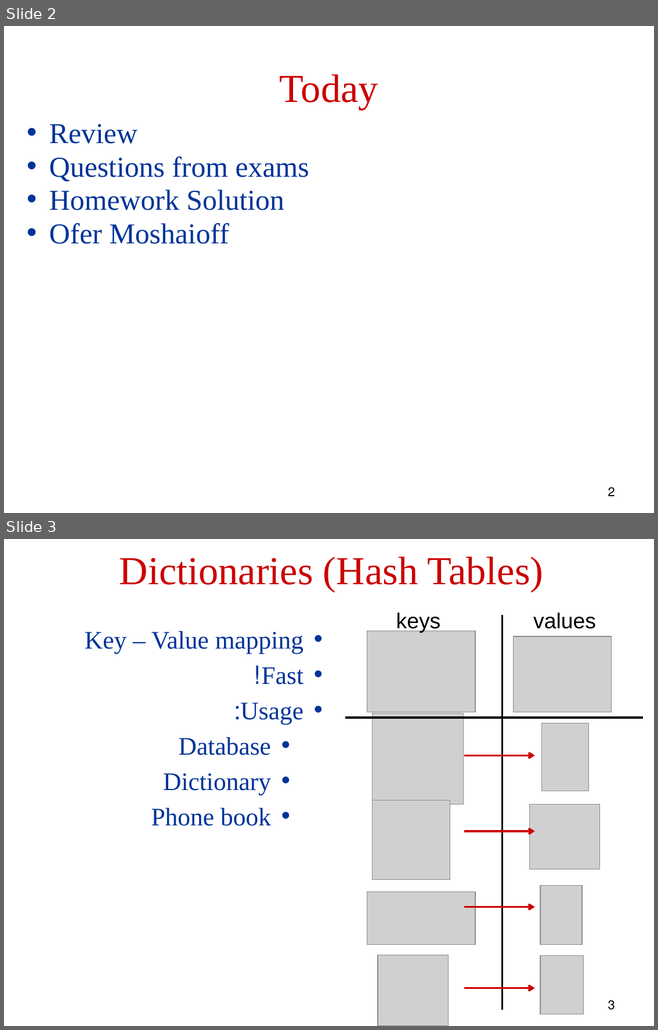
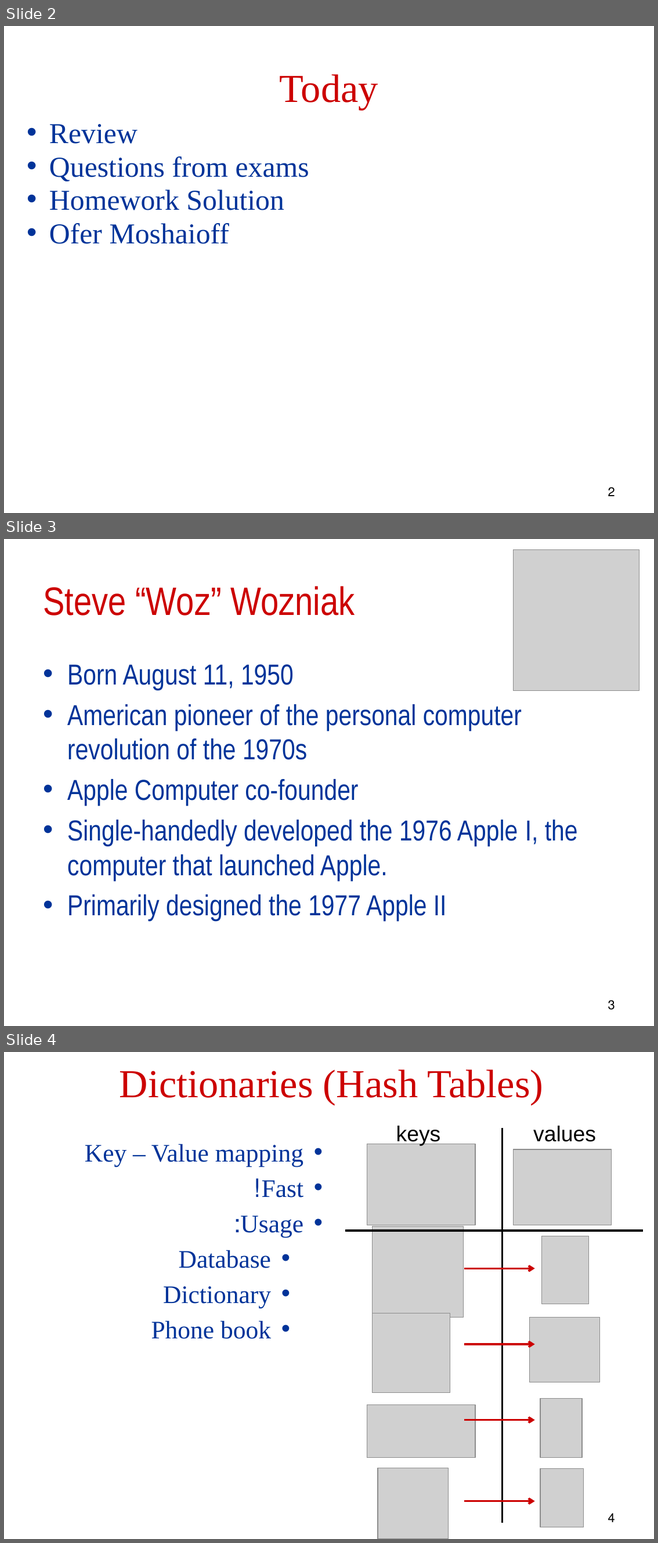
Before and after one commit to robintux/gip, a slide deck: Sessions/5/gip5.pptx. Shown one above the other, each under a label of ours: slides 2 and 3 before the commit, slides 2, 3 and 4 after it. The pictures are 658x1030 and 658x1543 pixels, drawn with LibreOffice and Linux fonts; fonts in the diff are those of the drawing; grey boxes stand for pictures. Boxes give left, top, right and bottom in pixels: in the first picture for what was removed or moved away, otherwise in the second. Text is boxed around its words. In the diff, an @@ line names an element or a change of style, - is before the commit and + after.

```diff
--- a/Sessions/5/gip5.pptx
+++ b/Sessions/5/gip5.pptx
@@ slide 3 added at (4,539,654,1026), background #FFFFFF @@
@@ picture added at (513,550,639,691) @@
@@ title added at (43,586,354,616), 44 pt, text #CC0000 @@
+Steve “Woz” Wozniak
@@ text added at (67,664,578,921), 32 pt, text #003399 @@
+• Born August 11, 1950
+• American pioneer of the personal computer revolution of the 1970s
+• Apple Computer co-founder
+• Single-handedly developed the 1976 Apple I, the computer that launched Apple.
+• Primarily designed the 1977 Apple II
@@ page number added at (608,1000,615,1010), 14 pt, text #000000 @@
+3
@@ what was slide 3 is now slide 4 @@
@@ page number at (608,1513,615,1522): text changed @@
-3
+4
```
Also in this commit, not shown: 1 slide changed, 1 other slide added.
